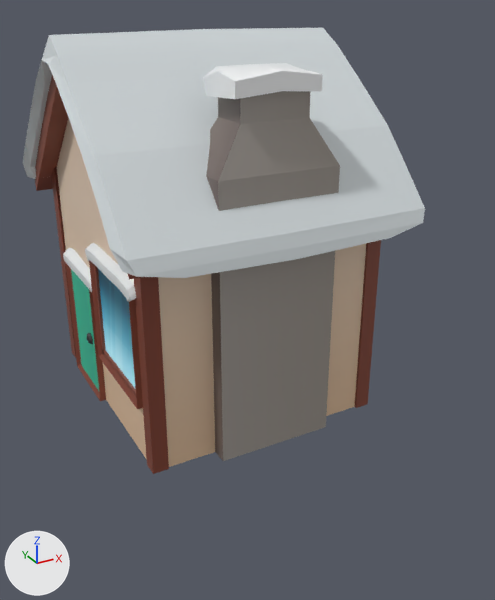
An edit to the Blender file model-creation/kitchen-models_snow-houses.blend, drawn before and after from the same camera.
Rendered twice from a camera (50 mm lens) standing at (-5.03, -10.41, 6.81) and looking at (0.62, -0.14, 1.67). Arrows for +X, +Y and +Z are at lower left; the lights stay in place.
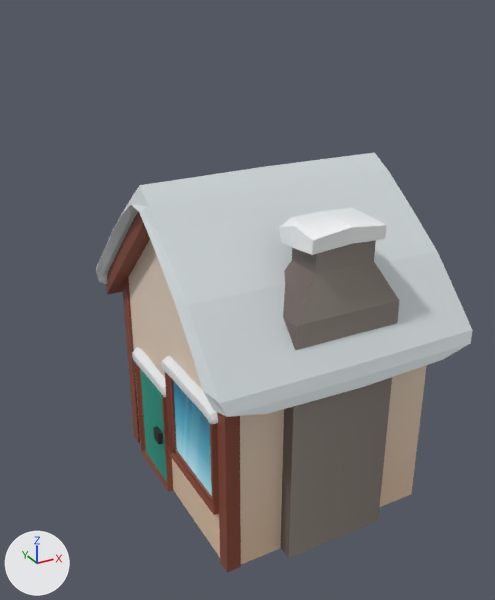
Changed parts and their boxes (x1, y1, x2, y2) in the pictures (495 x 600 px):
'wall_Cube.001', moved
    before: (23, 28, 425, 278)
    after: (96, 153, 472, 417)
'Cube.004', added
    after: (106, 212, 427, 572)
'Cube.019', deleted
    before: (206, 91, 340, 461)
'wall_Cube.015', deleted (brown)
    before: (35, 75, 366, 467)
'Cube.003', moved
    before: (203, 63, 323, 99)
    after: (279, 208, 387, 255)
'wall_Cube.002', deleted (brown)
    before: (134, 277, 169, 474)
'wall_Cube.022', deleted (cyan)
    before: (98, 269, 135, 388)
'wall_Cube.003', deleted (brown)
    before: (355, 240, 381, 408)
'Cube.002', moved
    before: (85, 243, 136, 302)
    after: (161, 356, 218, 424)
'Cube.014', deleted (brown)
    before: (89, 260, 143, 409)
'Cube.018', deleted (green)
    before: (71, 269, 99, 391)
'Cube.001', moved
    before: (63, 248, 92, 292)
    after: (132, 347, 166, 397)
'Cube.012', deleted (brown)
    before: (65, 262, 106, 401)
'wall_Cube.005', deleted (brown)
    before: (52, 167, 76, 358)
'Cube.015', deleted
    before: (87, 333, 93, 344)

The edits, one by one:
Picture 'restaurantbits_texture.png.003' (img_restaurantbits_texture_png_003) is new.
Material 'restaurant.003' (mat_restaurant_003) is new.
Its texture is img_restaurantbits_texture_png_003.
Mesh me_cube_001 is new.
It has 242 vertices, 190 faces, 1 loose edge and spans x -2.79..7.64, y -2.07..1.97, z -2.09..3.54.
It uses material mat_restaurant_003 (picture img_restaurantbits_texture_png_003).
Object 'wall_Cube.002' (ob_wall_cube_002) is deleted.
Object 'wall_Cube.005' (ob_wall_cube_005) is deleted.
Object 'wall_Cube.015' (ob_wall_cube_015) is deleted.
Object 'wall_Cube.022' (ob_wall_cube_022) is deleted.
Object 'Cube.012' (ob_cube_012) is deleted.
Object 'Cube.014' (ob_cube_014) is deleted.
Object 'Cube.015' (ob_cube_015) is deleted.
Object 'Cube.018' (ob_cube_018) is deleted.
Object 'Cube.019' (ob_cube_019) is deleted.
Object 'wall_Cube.001' (ob_wall_cube_001) moves from (0.0, 0.27, 0.0) to (1.1, -0.05, -2.25).
Object 'Cube.001' (ob_cube_001) moves from (-2.06, 0.08, 1.01) to (-0.97, -0.24, -1.25).
Object 'Cube.002' (ob_cube_002) moves from (-2.19, -2.06, 1.62) to (-1.09, -2.38, -0.63).
Object 'Cube.003' (ob_cube_003) moves from (0.0, -1.74, 2.97) to (1.1, -2.06, 0.72).
Object 'wall_Cube.003' (ob_wall_cube_003) is deleted.
Object 'Cube.004' (ob_cube_004) is new; it shows me_cube_001.
Its location is (0.0, 0.0, 0.0).
Its scale is (0.452, 1.29, 1.09).
